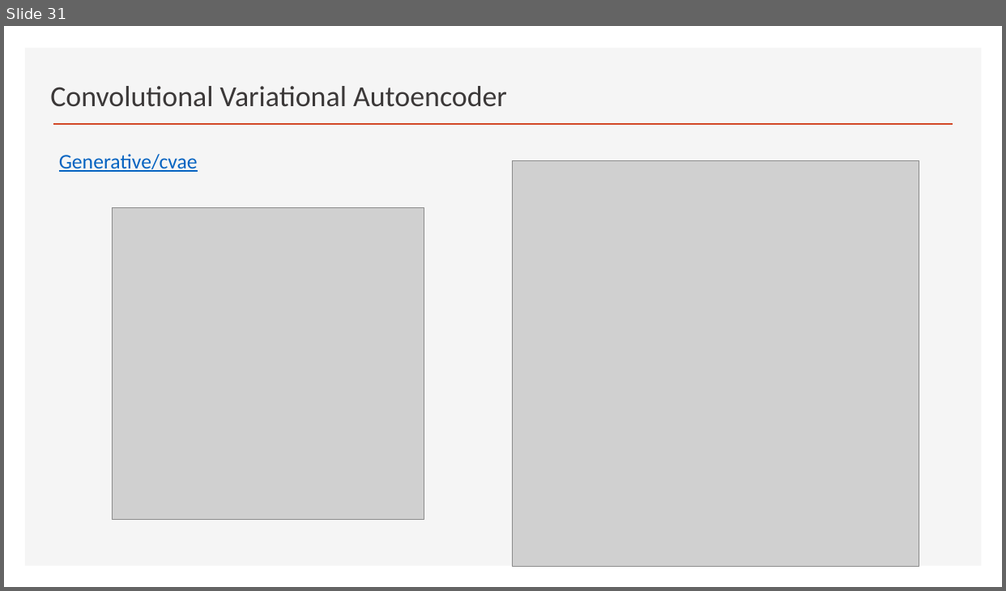
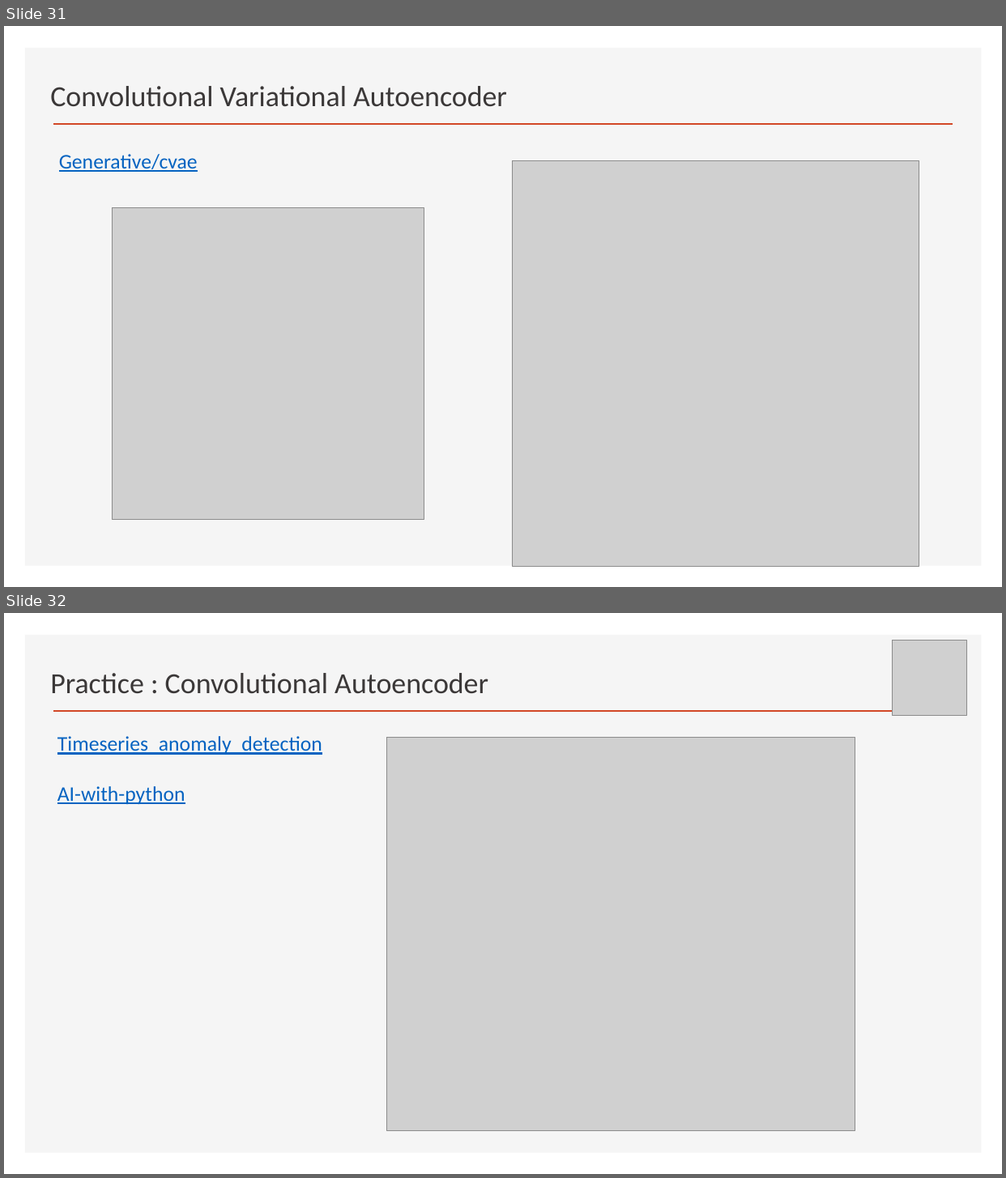
Before and after one commit to ancestor9/2026_Fall_AI-Literacy, a slide deck: Variational Autoencoders.pptx. Shown one above the other, each under a label of ours: slide 31 before the commit, slides 31 and 32 after it. The pictures are 1006x591 and 1006x1178 pixels, drawn with LibreOffice and Linux fonts; fonts in the diff are those of the drawing; grey boxes stand for pictures; background and template pictures are left out. Boxes give left, top, right and bottom in pixels: in the first picture for what was removed or moved away, otherwise in the second. Text is boxed around its words. In the diff, an @@ line names an element or a change of style, - is before the commit and + after.

```diff
--- a/Variational Autoencoders.pptx
+++ b/Variational Autoencoders.pptx
@@ slide 32 added at (4, 613, 1002, 1174), background #FFFFFF; not listed: 2 template elements that a slide beside it also shows @@
@@ picture added at (892, 641, 967, 716) @@
@@ text added at (50, 673, 488, 694), 28 pt, text #3B3838 @@
+Practice : Convolutional Autoencoder
@@ text added at (57, 736, 322, 804), 20 pt, text #0563C1, underline @@
+Timeseries_anomaly_detection
+AI-with-python
@@ picture added at (386, 737, 854, 1131) @@
```
